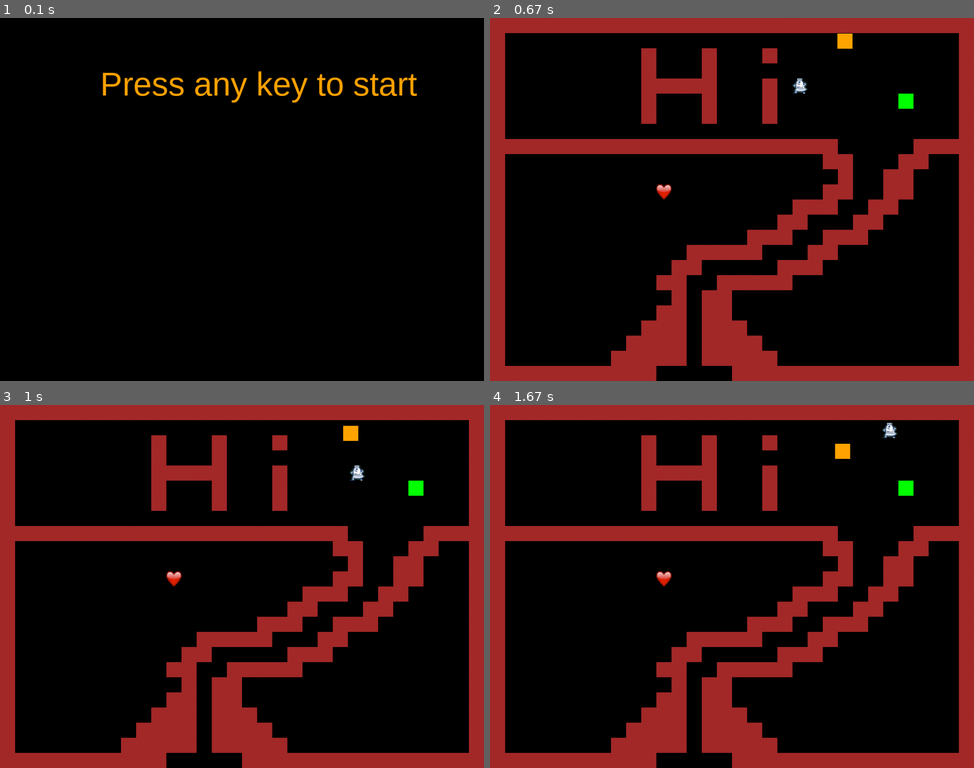
Above: before the commit, frames 1-4 (two rows, left to right).
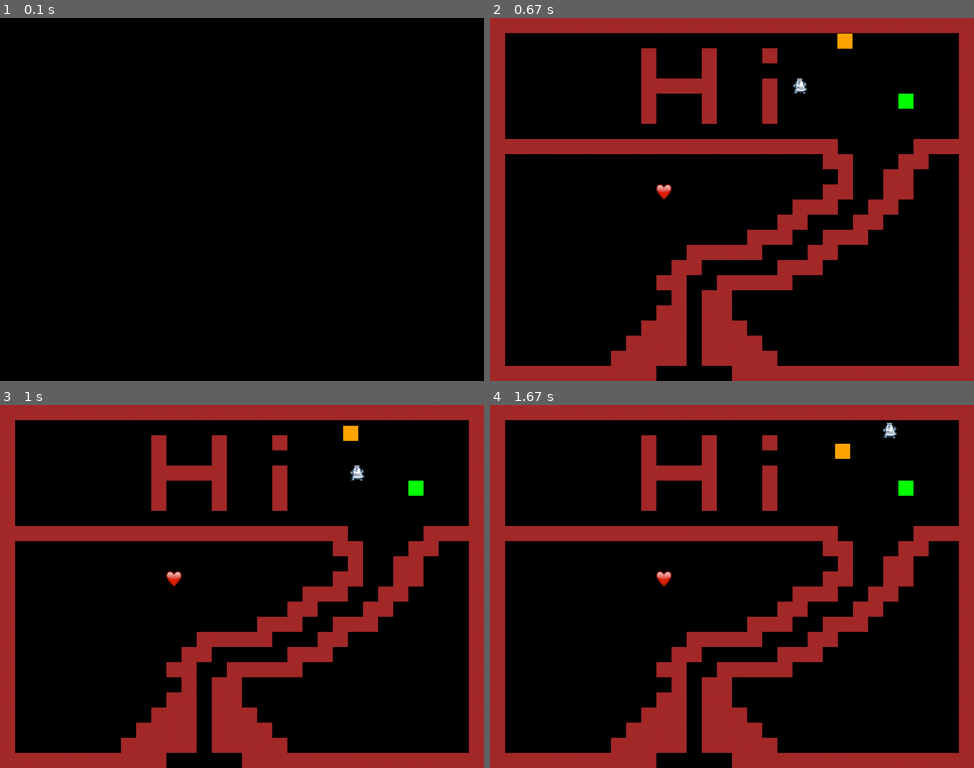
Above: after the commit, the same moments.

Repository: MatthieuOByrne/Matthieu_O-Byrne_PYGAME_game_engine
Game: pygame game, started from main.py
Same seed, same stepped clock (60 frames per second), same inputs: the game is played once before the commit and once after it.
Inputs:
- Up to frame 1 (0.1 s): no input
- Up to frame 2 (0.67 s): tap A at 0.33 s
- Up to frame 3 (1 s): hold Right from 0.67 s (still down)
- Up to frame 4 (1.67 s): release Right at 1.13 s; hold Up 1.17-1.47 s; hold Right from 1.5 s (still down)

The runs differ from the first frame. In frame 1, 1.5% of the frame differs, in the area x 21-87%, y 14-24%; in frame 2, nothing differs; in frame 3, nothing differs; in frame 4, nothing differs.

Commit message:
Added a storm that kills

Diff:
--- a/level2.txt
+++ b/level2.txt
@@ -1,5 +1,4 @@
-1..............................1
-11111111111111111111111111111111
+T1111111111111111111111111111111
 1.....................11p..11..1
 1......................1..11...1
 1.....................11..11...1
@@ -15,10 +14,11 @@
 1........1111.1111.............1
 1.......11111.11111............1
 11111111111.....1111111111111111
-1111111111111.111111111111111111
+1111111111......111111111111111
 1......................m.......1
-1.........1...1...1............1
+1.........1.......1............1
 1.........1...1................1
 1.........11111...1.....c......1
 1.........1...1...1........s...1
 1.........1...1...1............1
+11111111111111111111111111111111
--- /dev/null
+++ b/level3.txt
@@ -0,0 +1,24 @@
+11111111111111111111111111111111
+1.m..........................m.1
+1..1........................1..1
+1..............p...............1
+1...........1111111............1
+1...........1111111............1
+1.....1.....1111111......1.....1
+1....m1........m.........1m....1
+1.....1..................1.....1
+1..............................1
+1..............1...............1
+1..............m...............1
+1...........1111111............1
+1...........1111111............1
+1.....1.....1111111......1.....1
+1....m1........m.........1m....1
+1.....1..................1.....1
+1..............................1
+1..............1...............1
+1..............m...............1
+1..............................1
+1..............................1
+1..............N...............1
+11111111111111111111111111111111
--- a/main.py
+++ b/main.py
@@ -21,7 +21,8 @@
 
 LEVEL1 = "level1.txt"
 LEVEL2 = "level2.txt"
-
+LEVEL3 = "level3.txt"
+NUMLEVELS = 3
 # Define game class...
 class Game:
     # Define a special method to initialize the properties of the class...
@@ -35,6 +36,8 @@
         self.clock = pg.time.Clock()
         # Load game data
         self.load_data()
+        self.lvlNum = 1
+        self.storm= None
         # Load heart image for display
 
     # Load game data from external files
@@ -70,6 +73,11 @@
                     Powerup_Speed(self, col, row)
                 if tile == 'm':
                     Mob2(self,col,row)
+                if tile == 'T':
+                    self.storm = TransparentCircleOverSquare(self, col, row)
+                if tile == 'N':
+                    self.portal = Portal(self,col,row)
+
 
     # Create new game instance
     def new(self):
@@ -77,6 +85,8 @@
         self.walls = pg.sprite.Group()
         self.powerup = pg.sprite.Group()
         self.mobs = pg.sprite.Group()
+        self.players = pg.sprite.Group()
+        self.portals = pg.sprite.Group()
         # Iterate through map data to create game elements based on characters in the map
         for row, tiles in enumerate(self.map_data):
             for col, tile in enumerate(tiles):
@@ -90,10 +100,15 @@
                     Powerup_Speed(self, col, row)
                 if tile == 'm':
                     Mob2(self,col,row)
+                if tile == 'T':
+                    self.storm = TransparentCircleOverSquare(self, col, row)
+                if tile == 'N':
+                    self.portal = Portal(self,col,row)
 
     # Run the game
     def run(self):
         self.playing = True
+        self.draw_text(self.screen, str("self.cooldown.current_time"), 24, WHITE, WIDTH/2 - 32, 2)
         while self.playing:
             self.dt = self.clock.tick(FPS) / 1000
             self.events()
@@ -127,6 +142,10 @@
             self.playing = False
         if self.currLvl == LEVEL1 and self.player.y > 768:
             self.change_level(LEVEL2)
+        if self.storm:
+            if self.storm.radius <= WIDTH/3:
+                self.show_death_screen()
+                self.playing = False
     # Draw screen
     def draw(self):
         self.screen.fill(BGCOLOR)
@@ -154,7 +173,6 @@
     # Show start screen
     def show_start_screen(self):
         self.screen.fill(BGCOLOR)
-        self.draw_text(self.screen, "Press any key to start", 70, ORANGE, WIDTH/2-300, 100)
         pg.display.flip()
         self.wait_for_key_or_click()
 
--- a/setting.py
+++ b/setting.py
@@ -15,7 +15,7 @@
 RED = (255, 0, 0)
 
 FPS = 30
-
+WHITE = (255, 255, 255)
 
 LIGHTGREY = (150, 150, 150)
 
--- a/sprites.py
+++ b/sprites.py
@@ -47,7 +47,7 @@
     def __init__(self, game, x, y):
         # Define player attributes and initialize superclass
         # (pg.sprite.Sprite)
-        self.groups = game.all_sprites
+        self.groups = game.all_sprites, game.players
         pg.sprite.Sprite.__init__(self, self.groups)
         self.spritesheet = Spritesheet(path.join(img_folder, 'Bellarman.png'))
         self.load_images()
@@ -300,3 +300,49 @@
             self.pos += self.vel * self.game.dt + 0.5 * self.acc * self.game.dt ** 2
             collide_with_walls(self, self.game.walls, 'x')
             collide_with_walls(self, self.game.walls, 'y')
+class TransparentCircleOverSquare(pg.sprite.Sprite):
+    def __init__(self, game, x, y):
+        self.groups = game.all_sprites
+        pg.sprite.Sprite.__init__(self, self.groups)
+        self.game = game
+        self.x = x
+        self.y = y
+        self.radius = WIDTH/2  # start with a radius of 1
+        self.image = pg.Surface((WIDTH, HEIGHT), pg.SRCALPHA)  # Create a 100x100 surface
+        pg.draw.rect(self.image, RED, (0, 0, WIDTH, HEIGHT))  # Draw a red square
+        pg.draw.circle(self.image, (0, 0, 0, 0), (WIDTH/2, HEIGHT/2), self.radius)  # Draw a transparent circle
+        self.rect = self.image.get_rect(topleft=(x*TILESIZE, y*TILESIZE))
+
+    def update(self):
+        pass
+        self.radius -= .5  # increase the radius
+        self.image = pg.Surface((WIDTH, HEIGHT), pg.SRCALPHA)
+        pg.draw.rect(self.image, RED, (0, 0, WIDTH, HEIGHT))  # Draw a red square
+        pg.draw.circle(self.image, (0, 0, 0, 0), (WIDTH/2, HEIGHT/2), self.radius)
+
+        self.rect = self.image.get_rect()
+class Portal(pg.sprite.Sprite):
+    def __init__(self, game, x, y):
+        # Define player attributes and initialize superclass
+        # (pg.sprite.Sprite)
+        self.groups = game.all_sprites, game.portals
+        pg.sprite.Sprite.__init__(self, self.groups)
+        self.spritesheet = Spritesheet(path.join(img_folder, 'Portak.png'))
+        self.load_images()
+        self.image = self.standing_frames[0] # Fill player surface with blue color
+        self.game = game
+        self.rect = self.image.get_rect()  # Get player rectangle
+        self.x = x * TILESIZE  # Set player x position
+        self.y = y * TILESIZE  # Set player y position
+    def load_images(self):
+        self.standing_frames = [self.spritesheet.get_image(0,0, 32, 32),
+                                self.spritesheet.get_image(32,0, 32, 32)]
+    # def collide_with_group(self, group, kill):
+    #     hits = pg.sprite.spritecollide(self, group, kill)
+    #     if hits:
+    #         # Handle different types of collisions
+    #         if str(hits[0].__class__.__name__) == "Player":
+    #             self.game.
+    def update(self):
+        self.rect.x = self.x
+        self.rect.y = self.y
Binary file added: images/portak.png
